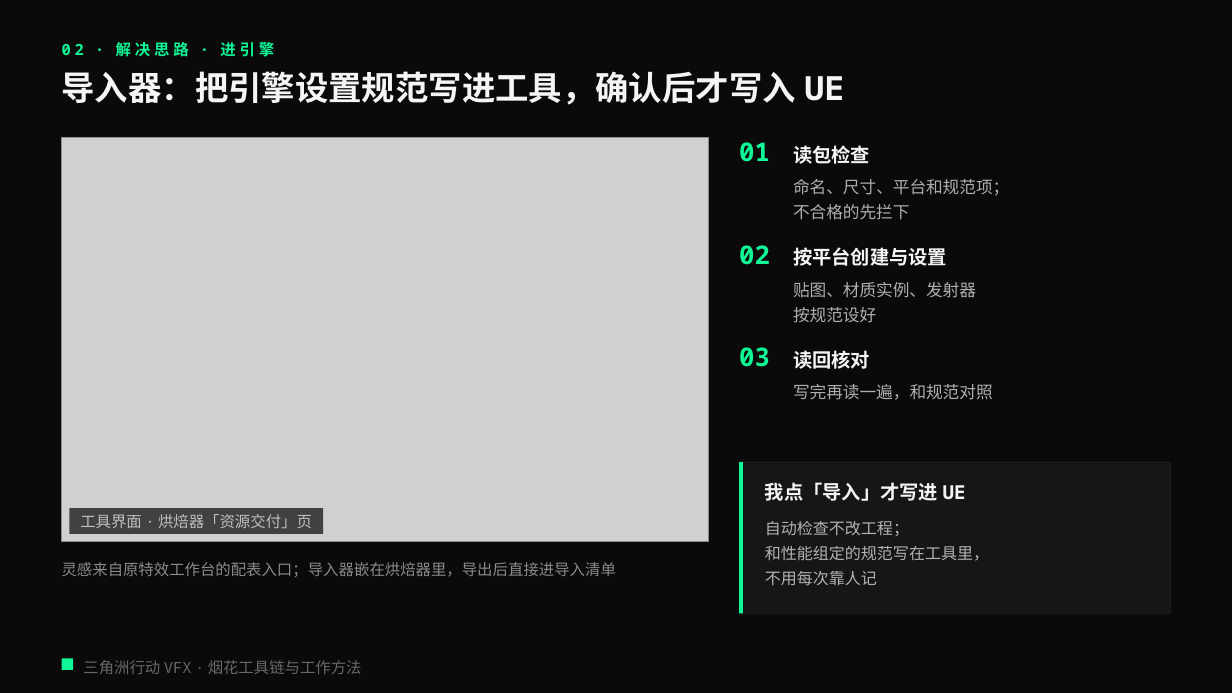
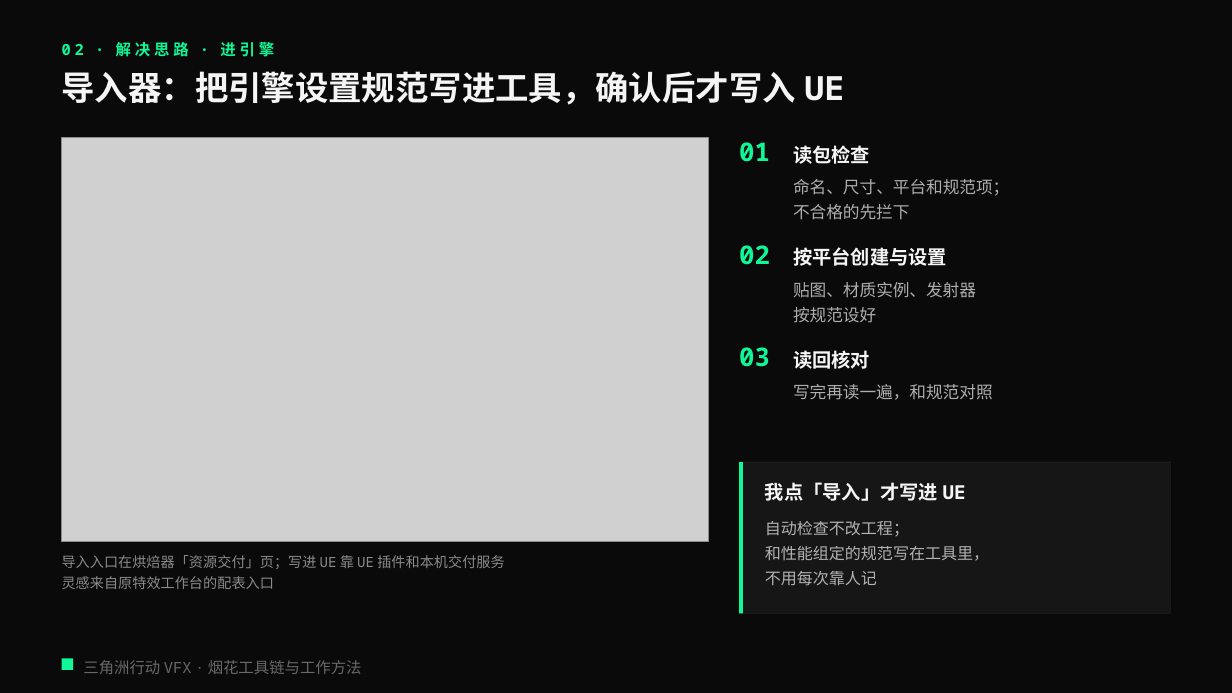
Before and after one commit to loccmaiii-lang/FireWorksLab, a slide deck: slide 10 of 协作/提示词/分享PPT交接_2026-10-29/第三版交付/烟花秀AI全流程_第三版.pptx. Drawn at 1232x693 pixels with LibreOffice and Linux fonts; fonts in the diff are those of the drawing; grey boxes stand for pictures. Boxes give left, top, right and bottom in pixels: in the first picture for what was removed or moved away, otherwise in the second. Text is boxed around its words. In the diff, an @@ line names an element or a change of style, - is before the commit and + after.

```diff
--- a/协作/提示词/分享PPT交接_2026-10-29/第三版交付/烟花秀AI全流程_第三版.pptx
+++ b/协作/提示词/分享PPT交接_2026-10-29/第三版交付/烟花秀AI全流程_第三版.pptx
@@ rectangle removed at box(69, 508, 323, 534) @@
@@ text removed at box(80, 514, 312, 528) @@
-工具界面 · 烘焙器「资源交付」页
@@ text at box(62, 555, 504, 589): text changed; size 12 to 11 pt @@
-灵感来自原特效工作台的配表入口；导入器嵌在烘焙器里，导出后直接进导入清单
+导入入口在烘焙器「资源交付」页；写进 UE 靠 UE 插件和本机交付服务
+灵感来自原特效工作台的配表入口
```
Also in this commit, not shown: 22 other slides changed, 14 other files.
